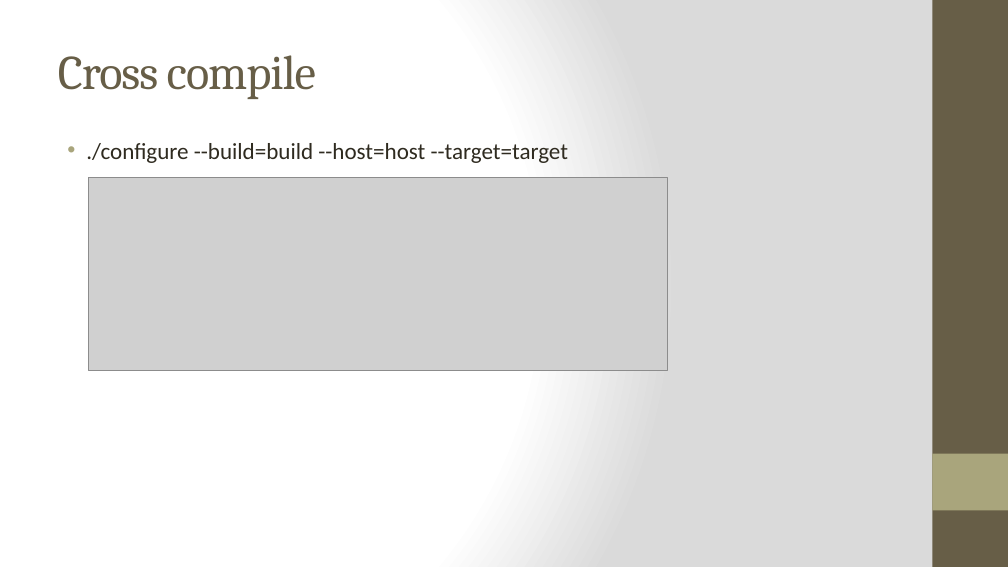
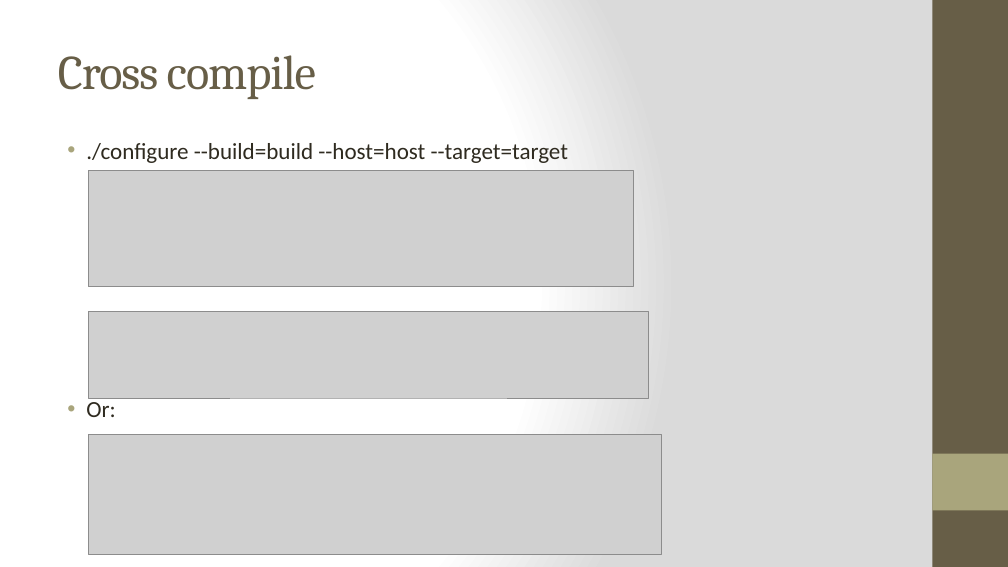
Before and after one commit to huyendinhkhanh/tim_hieu, a slide deck: slide 15 of Cross compile.pptx (slide 12 before the commit). Drawn at 1008x567 pixels with LibreOffice and Linux fonts; fonts in the diff are those of the drawing; grey boxes stand for pictures. Boxes give left, top, right and bottom in pixels: in the first picture for what was removed or moved away, otherwise in the second. Text is boxed around its words. In the diff, an @@ line names an element or a change of style, - is before the commit and + after.

```diff
--- a/Cross compile.pptx
+++ b/Cross compile.pptx
@@ picture: place and size @@
-picture at (88, 178, 668, 371)
+picture at (88, 170, 634, 287)
@@ picture added at (88, 312, 649, 398) @@
@@ text at (86, 398, 115, 417): paragraph added @@
+• Or:
@@ picture added at (88, 434, 662, 554) @@
```
Also in this commit, not shown: 2 other slides changed, 3 slides added, 3 other files.
